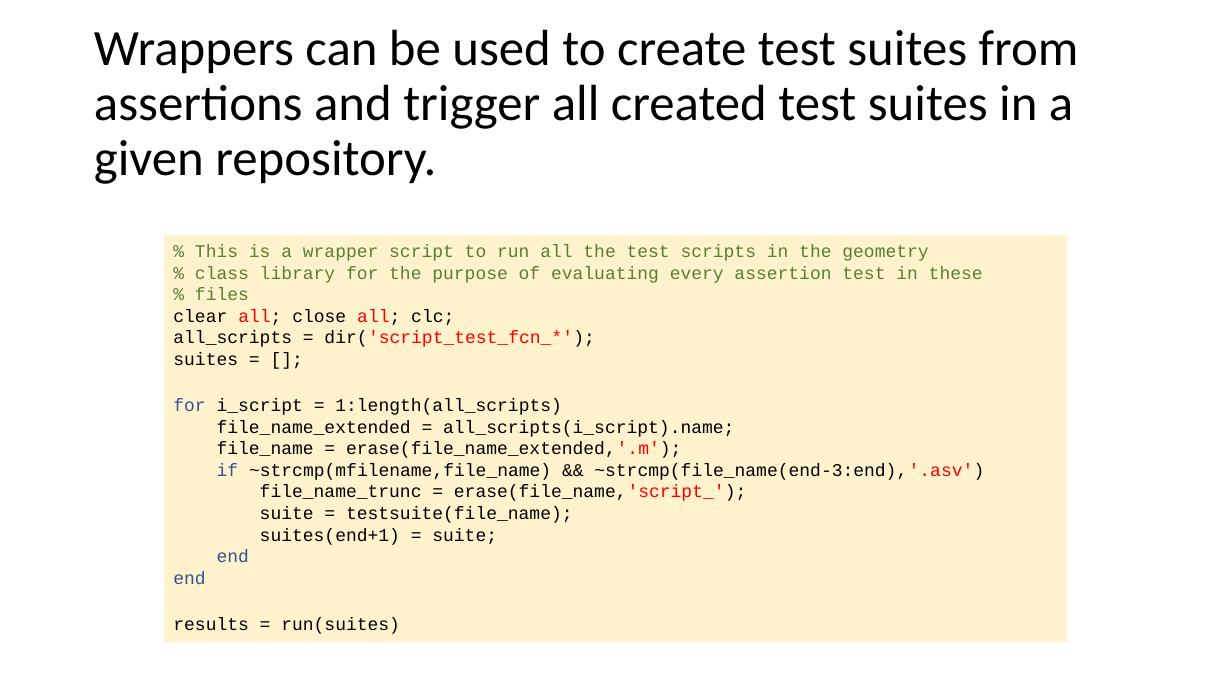
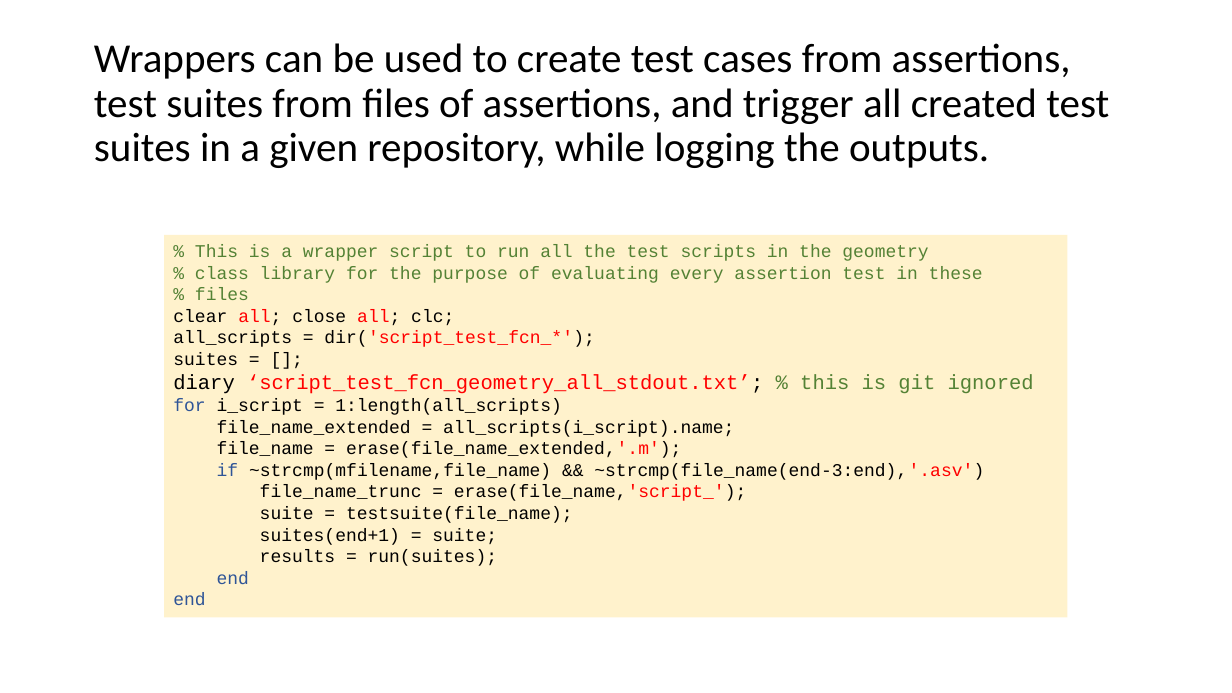
Before and after one commit to ivsg-psu/Errata_Tutorials_DebugTools, a slide deck: slide 11 of Documents/IVSG_unit_testing_and_TDD.pptx (slide 10 before the commit). Drawn at 1232x693 pixels with LibreOffice and Linux fonts; fonts in the diff are those of the drawing. Boxes give left, top, right and bottom in pixels: in the first picture for what was removed or moved away, otherwise in the second. Text is boxed around its words. In the diff, an @@ line names an element or a change of style, - is before the commit and + after.

Commit message:
adding better depiction of test runner output

```diff
--- a/Documents/IVSG_unit_testing_and_TDD.pptx
+++ b/Documents/IVSG_unit_testing_and_TDD.pptx
@@ title at box(94, 43, 1109, 168): text changed; size 39.6 to 32 pt @@
-Wrappers can be used to create test suites from assertions and trigger all created test suites in a given repository.
+Wrappers can be used to create test cases from assertions, test suites from files of assertions, and trigger all created test suites in a given repository, while logging the outputs.
@@ rectangle "% This is a wrapper ...": place and size @@
-rectangle "% This is a wrapper ..." at box(165, 235, 1068, 642)
+rectangle "% This is a wrapper ..." at box(165, 235, 1068, 617)
@@ text in rectangle at box(173, 374, 1034, 394): paragraph added @@
+diary ‘script_test_fcn_geometry_all_stdout.txt’; % this is git ignored
@@ text in rectangle at box(260, 550, 497, 566): paragraph added @@
+results = run(suites);
@@ text in rectangle at box(173, 617, 400, 634): paragraph removed @@
-results = run(suites)
```
Also in this commit, not shown: 6 other slides changed, 3 slides added, 1 slide removed.
